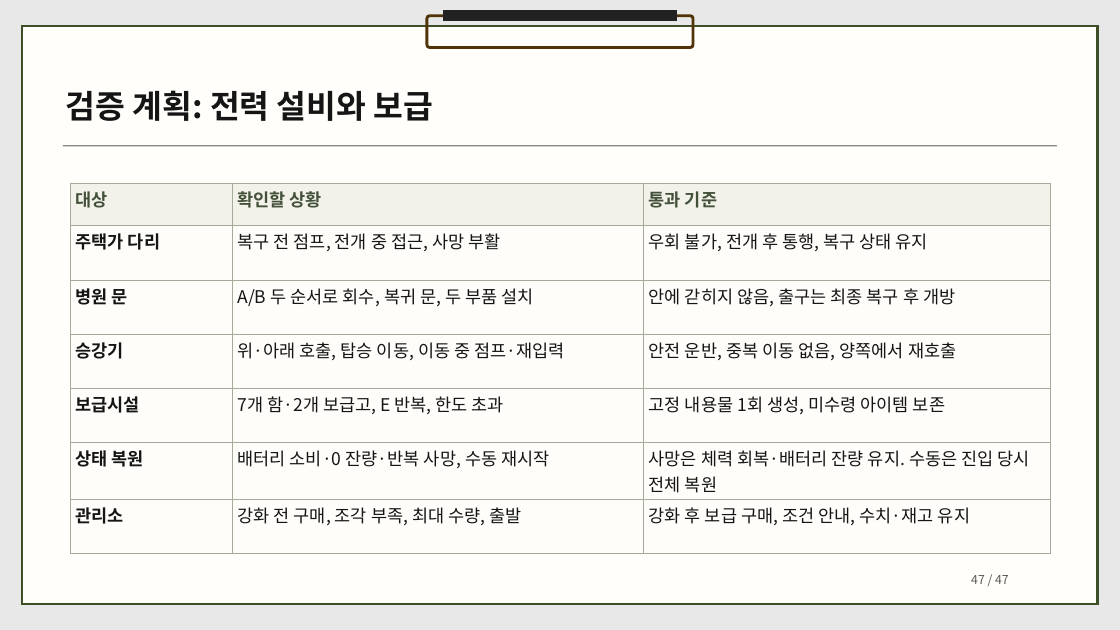
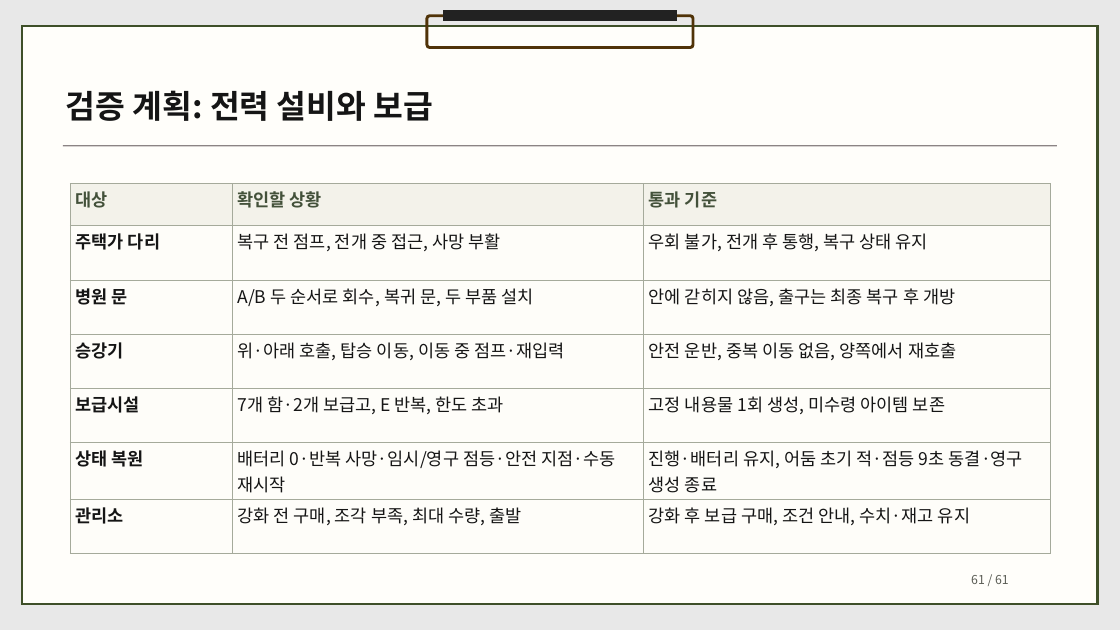
Before and after one commit to dbguswh/2Dgame_project, a slide deck: slide 61 of 2D게임프로그래밍 기획서.pptx (slide 47 before the commit). Drawn at 1120x630 pixels with LibreOffice and Linux fonts; fonts in the diff are those of the drawing. Boxes give left, top, right and bottom in pixels: in the first picture for what was removed or moved away, otherwise in the second. Text is boxed around its words. In the diff, an @@ line names an element or a change of style, - is before the commit and + after.

```diff
--- a/2D게임프로그래밍 기획서.pptx
+++ b/2D게임프로그래밍 기획서.pptx
@@ table at (70, 184, 1050, 551) @@
-row 6, column 2: 배터리 소비·0 잔량·반복 사망, 수동 재시작
+row 6, column 2: 배터리 0·반복 사망·임시/영구 점등·안전 지점·수동 재시작
-row 6, column 3: 사망은 체력 회복·배터리 잔량 유지. 수동은 진입 당시 전체 복원
+row 6, column 3: 진행·배터리 유지, 어둠 초기 적·점등 9초 동결·영구 생성 종료
@@ text at (971, 575, 1009, 584): text changed @@
-47 / 47
+61 / 61
```
Also in this commit, not shown: 45 other slides changed, 14 slides added, 1 other file.
